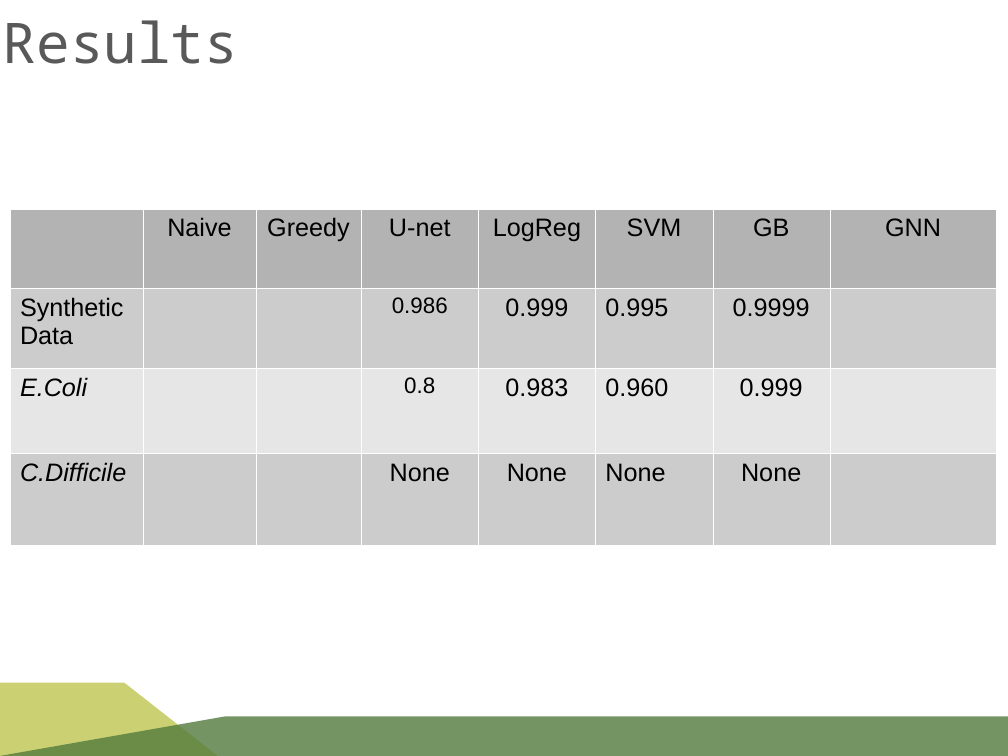
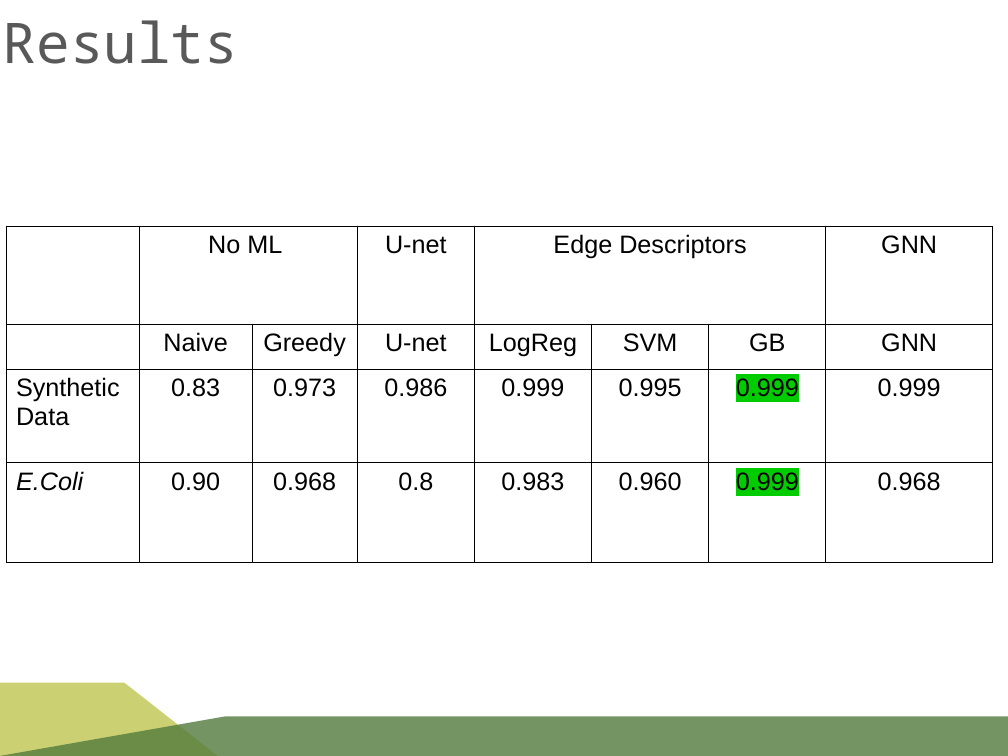
Before and after one commit to rykachevskiy/CRISPR, a slide deck: slide 31 of SK-MIT-CRISPR.odp (slide 30 before the commit). Drawn at 1008x756 pixels with LibreOffice and Linux fonts; fonts in the diff are those of the drawing; background and template pictures are left out. Boxes give left, top, right and bottom in pixels: in the first picture for what was removed or moved away, otherwise in the second. Text is boxed around its words. In the diff, an @@ line names an element or a change of style, - is before the commit and + after.

```diff
--- a/SK-MIT-CRISPR.odp
+++ b/SK-MIT-CRISPR.odp
@@ table at (x1=6, y1=226, x2=992, y2=562) @@
+row 1:  | No ML |  | U-net | Edge Descriptors |  |  | GNN
-row 2: Synthetic Data |  |  | 0.986 | 0.999 | 0.995 | 0.9999 | 
-row 3: E.Coli |  |  | 0.8 | 0.983 | 0.960 | 0.999 | 
-row 4: C.Difficile |  |  | None | None | None | None | 
+row 3: Synthetic Data | 0.83 | 0.973 | 0.986 | 0.999 | 0.995 | 0.999 | 0.999
+row 4: E.Coli | 0.90 | 0.968 | 0.8 | 0.983 | 0.960 | 0.999 | 0.968
@@ fill #B3B3B3 to none in 4 cells @@
@@ fill #CCCCCC to none in 15 cells @@
@@ fill #E6E6E6 to none in row 3 @@
@@ highlight none to #00CC00 in "0.999" @@
@@ borders changed @@
@@ table moved from (x1=10, y1=209, x2=996, y2=545) to (x1=6, y1=226, x2=992, y2=562) @@
```
Also in this commit, not shown: 13 other slides changed, 6 slides added, 3 slides removed, 6 other files.
